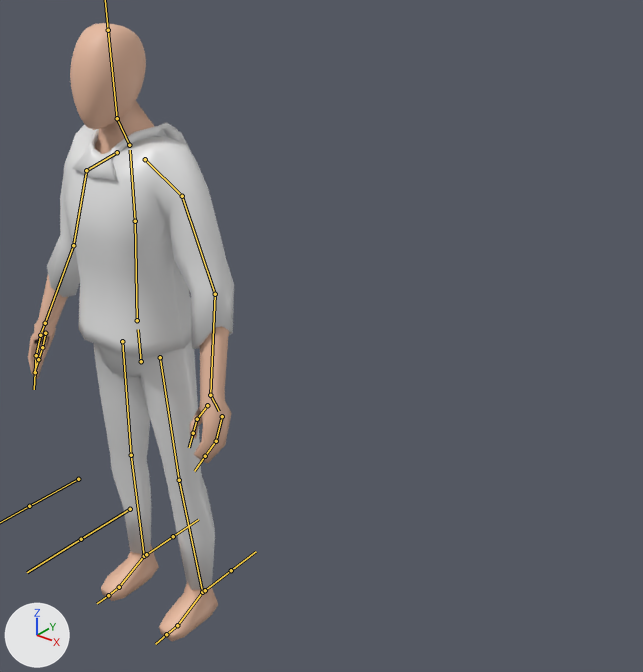
Renders of the FBX model DungeonsHDRP/Assets/Models/Custom/Char2/PlayerModel2.fbx from each side of a commit.
One viewpoint serves both versions: a camera (50 mm lens) standing at (2.0, -1.59, 2.24) and looking at (0.05, 0.84, 0.74). Every picture has the same lights, and +X, +Y and +Z are marked at lower left. The bones that bend it are drawn over the model as lines.
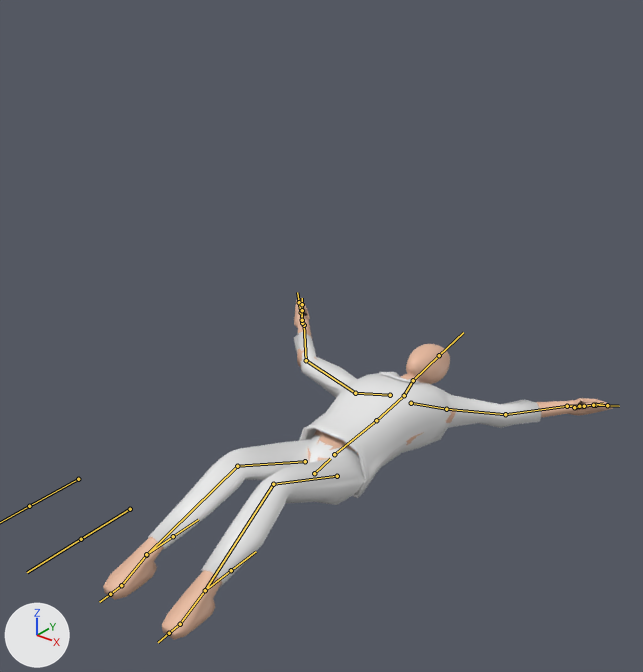
The newer file adds an action. The first version stands in its rest pose; the second is drawn at frame 16 of the action 'Armature|Death'.

What changed in the scene script:
```text
Change bone_hips:
    where bone_hips = bpy.data.objects['Armature'].pose.bones['Hips']
    bone_hips.location: (0.0, 0.0, 0.0) -> (0.0, -0.886, -0.862)
    bone_hips.rotation_quaternion: (1.0, 0.0, 0.0, 0.0) -> (0.766, -0.643, 0.0, 0.0)  # degrees (0, 0, 0) -> degrees (-80, 0, 0)
Change bone_shoulder_l:
    where bone_shoulder_l = bpy.data.objects['Armature'].pose.bones['Shoulder.L']  # child of 'Chest'
    bone_shoulder_l.rotation_quaternion: (1.0, 0.0, 0.0, 0.0) -> (0.901, -0.066, -0.023, 0.429)  # degrees (0, 0, 0) -> degrees (-8, 1, 51)
Change bone_upperarm_l:
    where bone_upperarm_l = bpy.data.objects['Armature'].pose.bones['UpperArm.L']  # child of 'Shoulder.L'
    bone_upperarm_l.rotation_quaternion: (1.0, 0.0, 0.0, 0.0) -> (0.869, -0.033, -0.076, 0.488)  # degrees (0, 0, 0) -> degrees (-8, -6, 59)
Change bone_upperarm_r:
    where bone_upperarm_r = bpy.data.objects['Armature'].pose.bones['UpperArm.R']  # child of 'Shoulder.R'
    bone_upperarm_r.rotation_quaternion: (1.0, 0.0, 0.0, 0.0) -> (0.827, 0.131, -0.241, -0.491)  # degrees (0, 0, 0) -> degrees (28, -16, -65)
Change bone_lowerarm_r:
    where bone_lowerarm_r = bpy.data.objects['Armature'].pose.bones['LowerArm.R']  # child of 'UpperArm.R'
    bone_lowerarm_r.rotation_quaternion: (1.0, 0.0, 0.0, 0.0) -> (0.691, -0.04, 0.35, -0.631)  # degrees (0, 0, 0) -> degrees (-33, 26, -93)
Change bone_upperleg_l:
    where bone_upperleg_l = bpy.data.objects['Armature'].pose.bones['UpperLeg.L']  # child of 'Hips'
    bone_upperleg_l.rotation_quaternion: (1.0, 0.0, 0.0, 0.0) -> (0.951, 0.307, 0.042, -0.009)  # degrees (0, 0, 0) -> degrees (36, 5, 1)
Change bone_lowerleg_l:
    where bone_lowerleg_l = bpy.data.objects['Armature'].pose.bones['LowerLeg.L']  # child of 'UpperLeg.L'
    bone_lowerleg_l.rotation_quaternion: (1.0, 0.0, 0.0, 0.0) -> (0.926, -0.378, 0.0, 0.014)  # degrees (0, 0, 0) -> degrees (-44, 1, 2)
Change bone_foot_l:
    where bone_foot_l = bpy.data.objects['Armature'].pose.bones['Foot.L']  # child of 'LowerLeg.L'
    bone_foot_l.rotation_quaternion: (1.0, 0.0, 0.0, 0.0) -> (0.813, -0.581, -0.038, -0.006)  # degrees (0, 0, 0) -> degrees (-71, -4, 2)
Change bone_upperleg_r:
    where bone_upperleg_r = bpy.data.objects['Armature'].pose.bones['UpperLeg.R']  # child of 'Hips'
    bone_upperleg_r.rotation_quaternion: (1.0, 0.0, 0.0, 0.0) -> (0.951, 0.307, -0.042, 0.009)  # degrees (0, 0, 0) -> degrees (36, -5, -1)
Change bone_lowerleg_r:
    where bone_lowerleg_r = bpy.data.objects['Armature'].pose.bones['LowerLeg.R']  # child of 'UpperLeg.R'
    bone_lowerleg_r.rotation_quaternion: (1.0, 0.0, 0.0, 0.0) -> (0.926, -0.378, 0.0, -0.014)  # degrees (0, 0, 0) -> degrees (-44, -1, -2)
Change bone_foot_r:
    where bone_foot_r = bpy.data.objects['Armature'].pose.bones['Foot.R']  # child of 'LowerLeg.R'
    bone_foot_r.rotation_quaternion: (1.0, 0.0, 0.0, 0.0) -> (0.813, -0.581, 0.038, 0.006)  # degrees (0, 0, 0) -> degrees (-71, 4, -2)
```

Pixel boxes (x1, y1, x2, y2) of what changed, in the pictures (643 x 672 px):
'Cube.001', posed (32% wider, 29% shorter)
    before: (47, 125, 234, 358)
    after: (294, 332, 541, 498)
'Cube.002', posed
    before: (94, 341, 215, 590)
    after: (148, 434, 365, 587)
'Cube', posed (150% wider, 45% shorter)
    before: (28, 23, 231, 641)
    after: (103, 298, 613, 640)
'Cube.003', posed
    before: (72, 122, 191, 181)
    after: (379, 372, 420, 384)
bone 'Hips', root to tip
    before: (141, 361) to (138, 329)
    after: (314, 473) to (330, 458)
bone 'Shoulder.L', root to tip
    before: (145, 159) to (182, 196)
    after: (411, 403) to (446, 409)
bone 'UpperArm.L', root to tip
    before: (182, 196) to (215, 294)
    after: (446, 409) to (505, 414)
bone 'UpperArm.R', root to tip
    before: (86, 170) to (73, 245)
    after: (355, 393) to (306, 360)
bone 'LowerArm.R', root to tip
    before: (73, 245) to (45, 323)
    after: (306, 360) to (304, 325)
bone 'UpperLeg.L', root to tip
    before: (160, 357) to (179, 480)
    after: (337, 476) to (273, 484)
bone 'LowerLeg.L', root to tip
    before: (179, 480) to (202, 592)
    after: (273, 484) to (205, 590)
bone 'Foot.L', root to tip
    before: (202, 592) to (177, 625)
    after: (205, 590) to (180, 624)
bone 'UpperLeg.R', root to tip
    before: (122, 341) to (131, 455)
    after: (305, 461) to (237, 466)
bone 'LowerLeg.R', root to tip
    before: (131, 455) to (144, 556)
    after: (237, 466) to (146, 555)
bone 'Foot.R', root to tip
    before: (144, 556) to (119, 587)
    after: (146, 555) to (121, 585)
